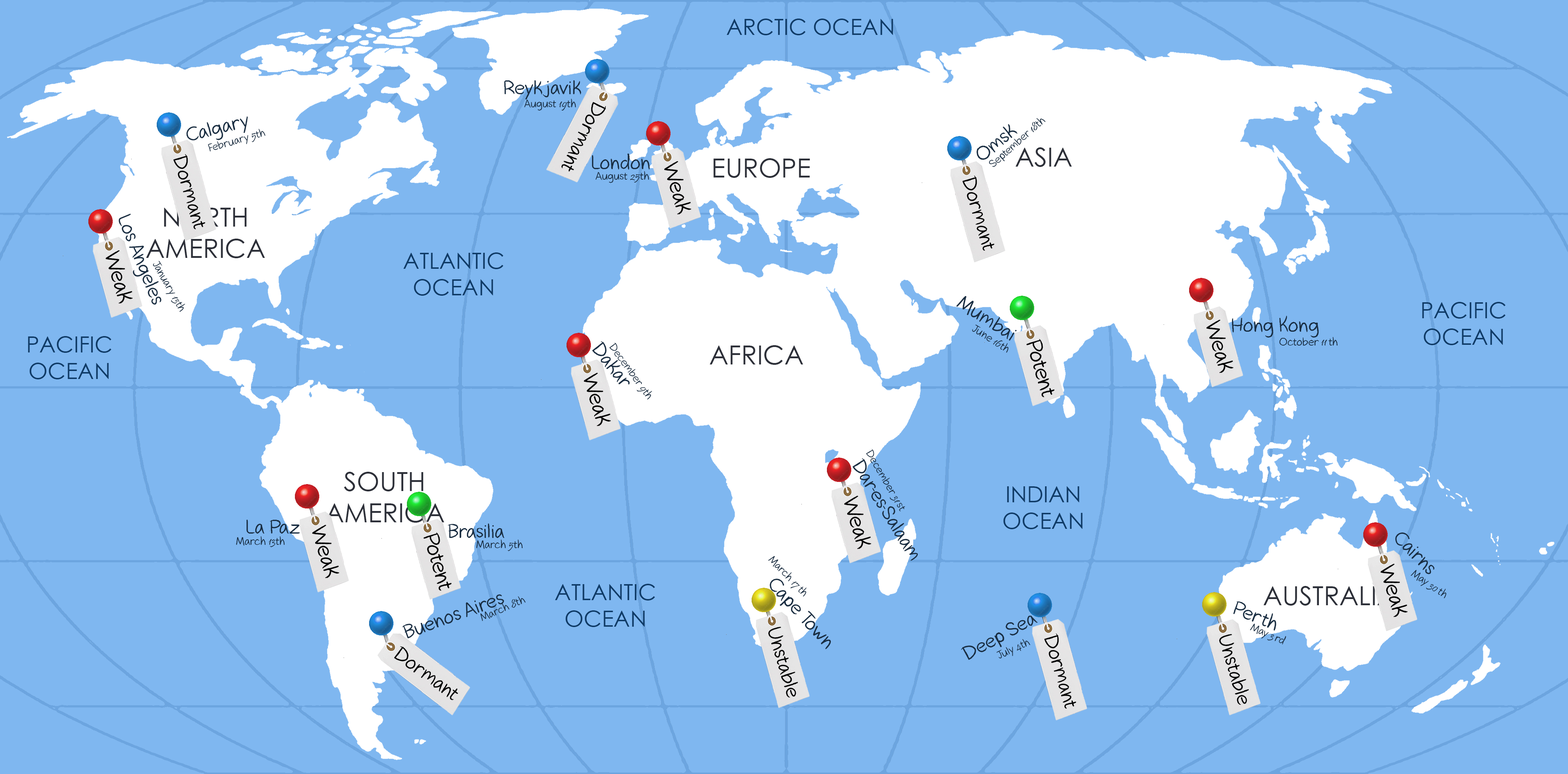
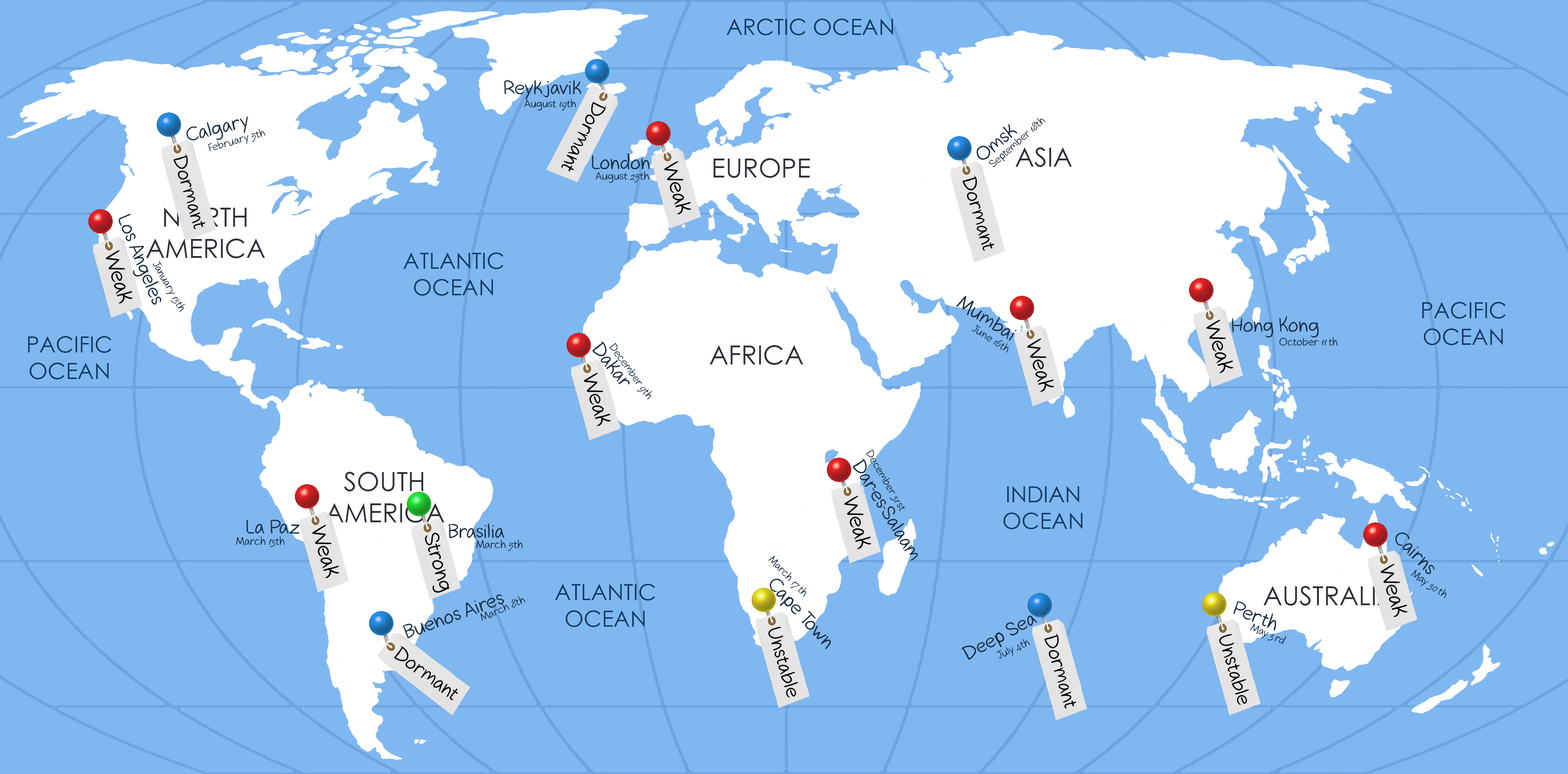
The second 1568 x 774 image is a revision of the first. Changes to its layers:
renamed "Potent" to "Strong", painted on it over (423, 532, 452, 593)
renamed "Potent" to "Weak", painted on it over (1026, 338, 1055, 398)
hid "Layer 4 Copy 4" over (1009, 295, 1035, 343)
added layer "Layer 4 Copy 15 copy" above "Layer 4 Copy 15" over (1009, 295, 1035, 343)